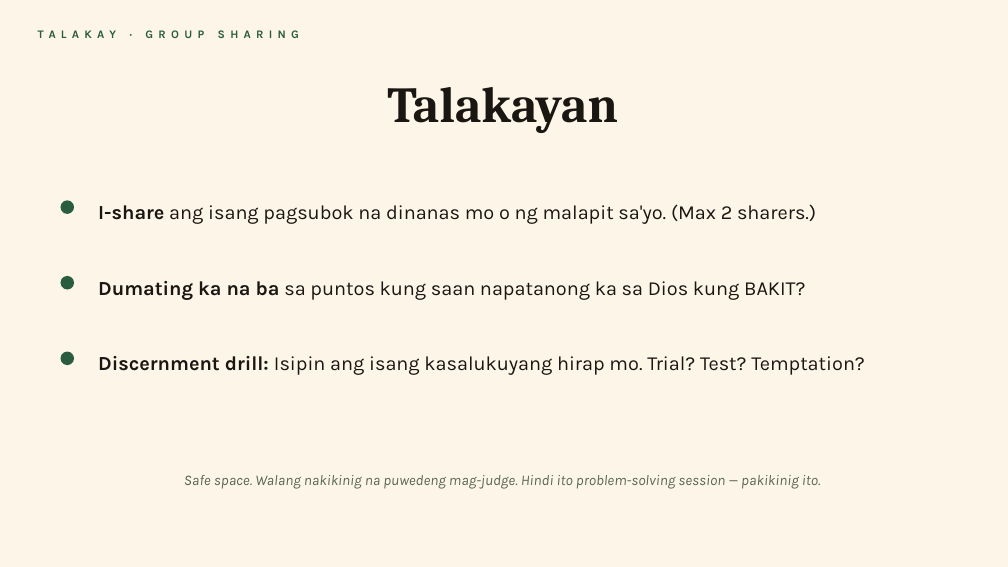
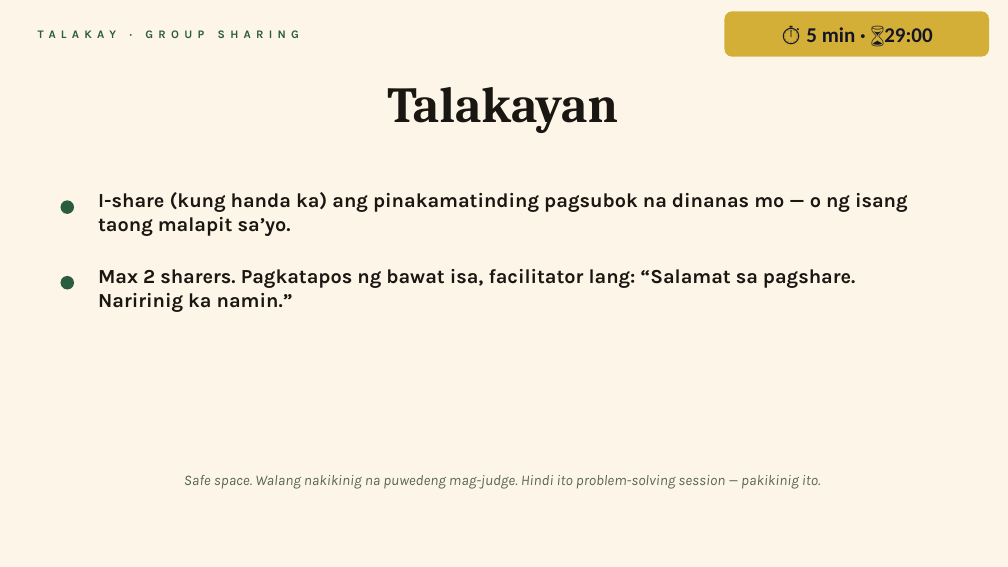
Before and after one commit to gejable1/multiply, a slide deck: slide 13 of lessons/btli101_xrw5fg/btli1_l5_slides.pptx (slide 10 before the commit). Drawn at 1008x567 pixels with LibreOffice and Linux fonts; fonts in the diff are those of the drawing. Boxes give left, top, right and bottom in pixels: in the first picture for what was removed or moved away, otherwise in the second. Text is boxed around its words. In the diff, an @@ line names an element or a change of style, - is before the commit and + after.

```diff
--- a/lessons/btli101_xrw5fg/btli1_l5_slides.pptx
+++ b/lessons/btli101_xrw5fg/btli1_l5_slides.pptx
@@ rounded rectangle added at box(724, 11, 989, 57), fill #D4AF37, 20 pt, text #141628, bold @@
+⏱ 5 min · ⌛29:00
@@ text at box(98, 192, 908, 236): text changed; bold on @@
-I-share ang isang pagsubok na dinanas mo o ng malapit sa'yo. (Max 2 sharers.)
+I-share (kung handa ka) ang pinakamatinding pagsubok na dinanas mo — o ng isang taong malapit sa’yo.
@@ text at box(98, 269, 856, 312): text changed; bold on @@
-Dumating ka na ba sa puntos kung saan napatanong ka sa Dios kung BAKIT?
+Max 2 sharers. Pagkatapos ng bawat isa, facilitator lang: “Salamat sa pagshare. Naririnig ka namin.”
@@ ellipse removed at box(60, 352, 74, 365) @@
@@ text removed at box(98, 356, 865, 375) @@
-Discernment drill: Isipin ang isang kasalukuyang hirap mo. Trial? Test? Temptation?
```
Also in this commit, not shown: 15 other slides changed, 6 slides added.
